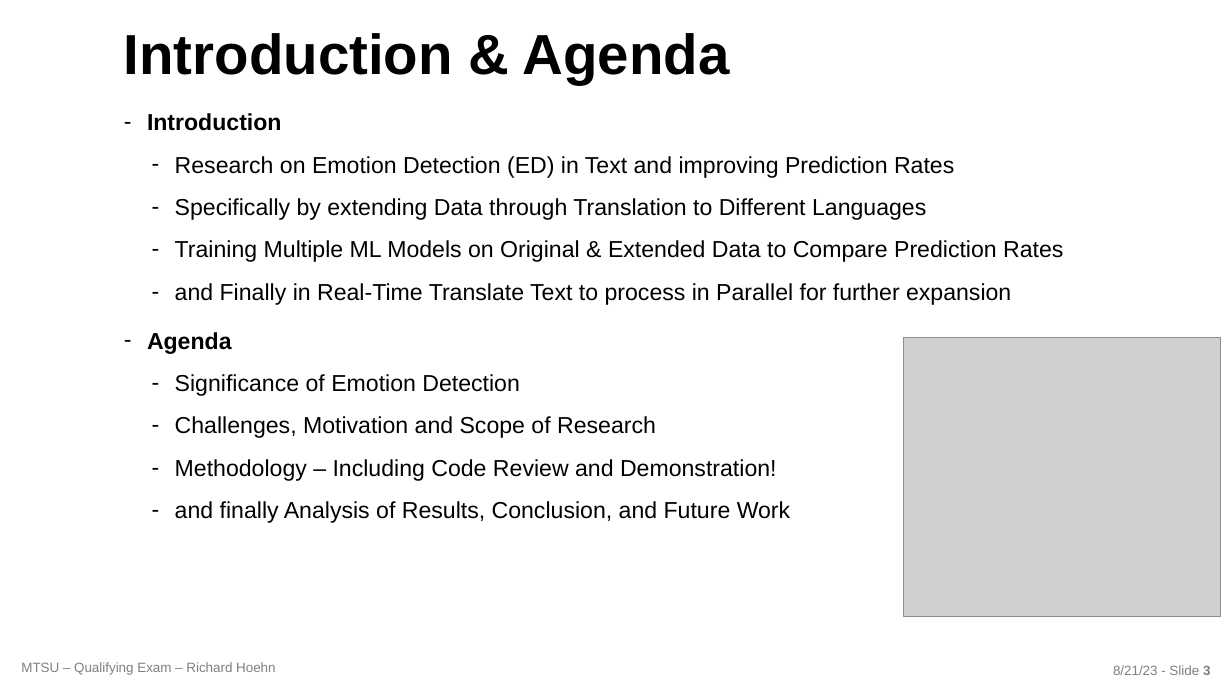
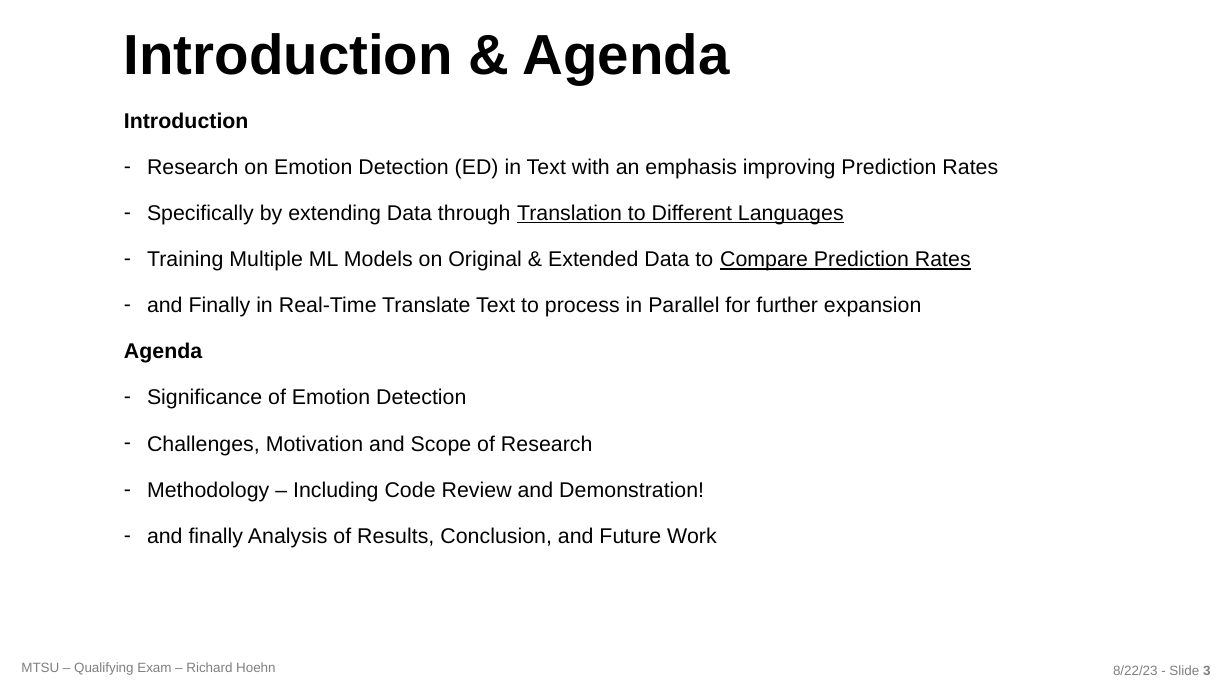
Before and after one commit to richardhoehn/mtsu.coms.qualifying-exam, a slide deck: slide 3 of presentation/COMS_Qualifying_Exam-2023-08-21.pptx. Drawn at 1232x693 pixels with LibreOffice and Linux fonts; fonts in the diff are those of the drawing; grey boxes stand for pictures; background and template pictures are left out. Boxes give left, top, right and bottom in pixels: in the first picture for what was removed or moved away, otherwise in the second. Text is boxed around its words. In the diff, an @@ line names an element or a change of style, - is before the commit and + after.

```diff
--- a/presentation/COMS_Qualifying_Exam-2023-08-21.pptx
+++ b/presentation/COMS_Qualifying_Exam-2023-08-21.pptx
@@ text at bbox=[124, 112, 971, 548]: size 18 to 16.6 pt in "Introduction", "Specifically by extending Data through Translation to ...", "Training Multiple ML Models on Original & ...", "and Finally in Real-Time Translate Text to ..." and 5 more places; underline on in "Translation to Different Languages", "Compare Prediction Rates"; bullet - to none; list level 2 to 1 in "Specifically by extending Data through ..."; list level 2 to 1 in "Training Multiple ML Models on ..."; list level 2 to 1 in "and Finally in Real-Time Translate ..."; list level 2 to 1 in "Significance of Emotion Detection"; list level 2 to 1 in "Challenges, Motivation and Scope of ..."; list level 2 to 1 in "Methodology – Including Code Review ..."; list level 2 to 1 in "and finally Analysis of Results, ..." @@
@@ text at bbox=[147, 158, 998, 179]: text changed; size 18 to 16.6 pt @@
-  – Research on Emotion Detection (ED) in Text and improving Prediction Rates
+– Research on Emotion Detection (ED) in Text with an emphasis improving Prediction Rates
@@ picture removed at bbox=[904, 338, 1221, 616] @@
@@ text at bbox=[1113, 665, 1210, 675]: text changed @@
-8/21/23 - Slide 3
+8/22/23 - Slide 3
```
Also in this commit, not shown: 16 other slides changed, 1 slide added, 5 other files.
